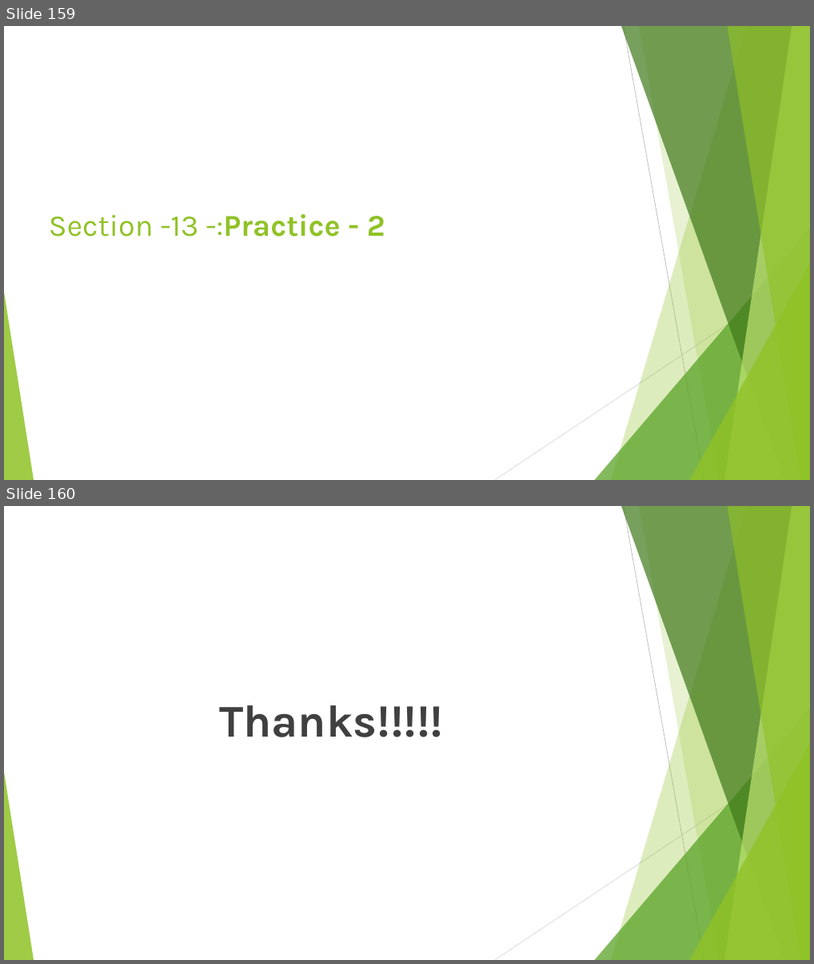
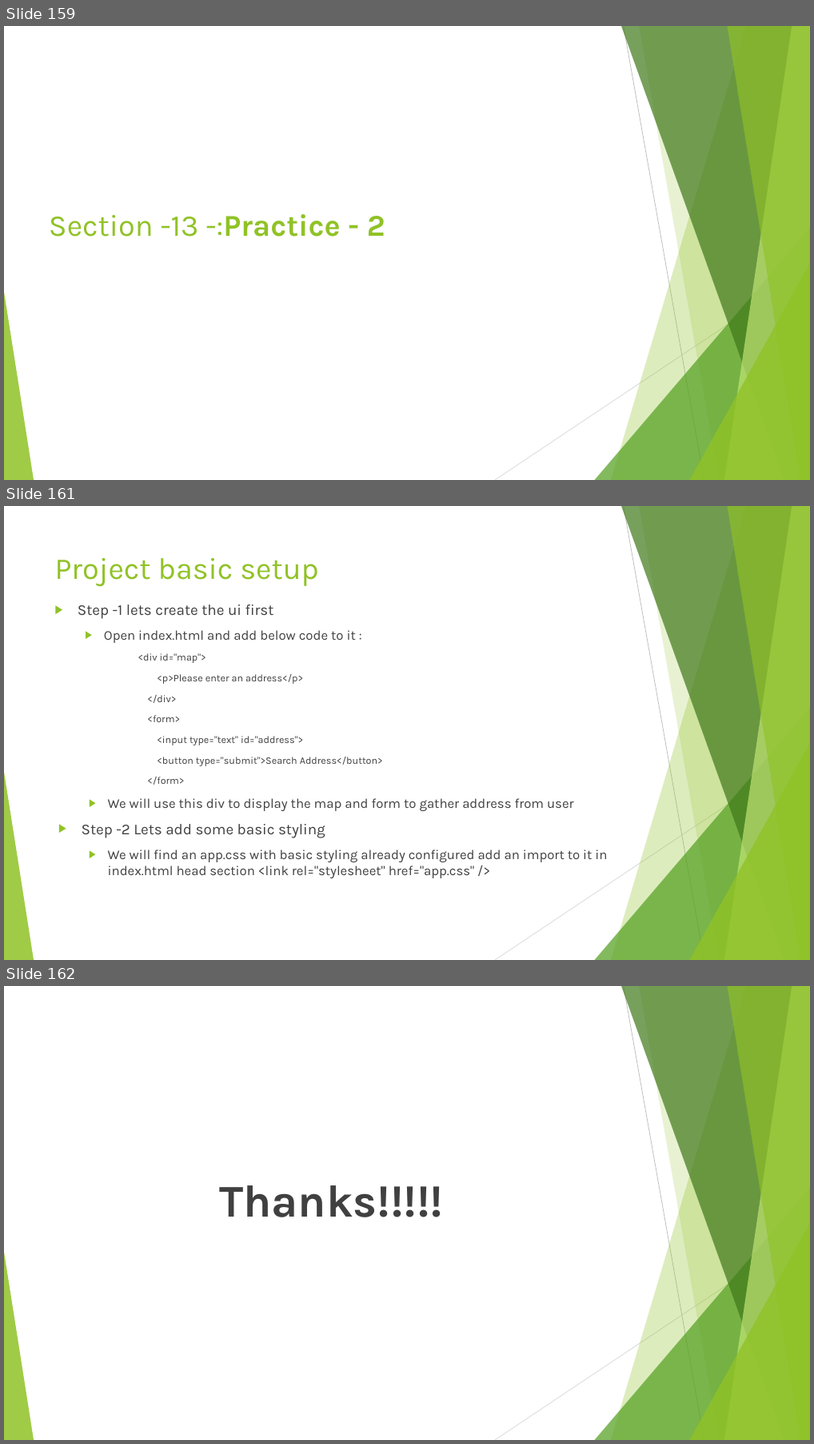
Before and after one commit to rudhrainfogain/TypeScript, a slide deck: PPT/TypeScriptv13.pptx. Shown one above the other, each under a label of ours: slides 159 and 160 before the commit, slides 159, 161 and 162 after it; the slides between them are not shown. The pictures are 814x964 and 814x1444 pixels, drawn with LibreOffice and Linux fonts; fonts in the diff are those of the drawing. Boxes give left, top, right and bottom in pixels: in the first picture for what was removed or moved away, otherwise in the second. Text is boxed around its words. In the diff, an @@ line names an element or a change of style, - is before the commit and + after.

Commit message:
Project basic setup

```diff
--- a/PPT/TypeScriptv13.pptx
+++ b/PPT/TypeScriptv13.pptx
@@ slide 161 added at <box>4,506,810,960</box>, background #FFFFFF; not listed: 10 template elements that a slide beside it also shows @@
@@ title added at <box>55,558,318,587</box>, 36 pt, text #90C226 @@
+Project basic setup
@@ text added at <box>78,604,607,878</box>, 16 pt, text #404040 @@
+▶ Step -1 lets create the ui first
+  ▶ Open index.html and add below code to it :
+      <div id="map">
+      <p>Please enter an address</p>
+      </div>
+      <form>
+      <input type="text" id="address">
+      <button type="submit">Search Address</button>
+      </form>
+  ▶ We will use this div to display the map and form to gather address from user
+▶ Step -2 Lets add some basic styling
+  ▶ We will find an app.css with basic styling already configured add an import to it in index.html head section <link rel="stylesheet" href="app.css" />
@@ what was slide 160 is now slide 162 @@
```
Also in this commit, not shown: 1 other slide added, 2 other files.
